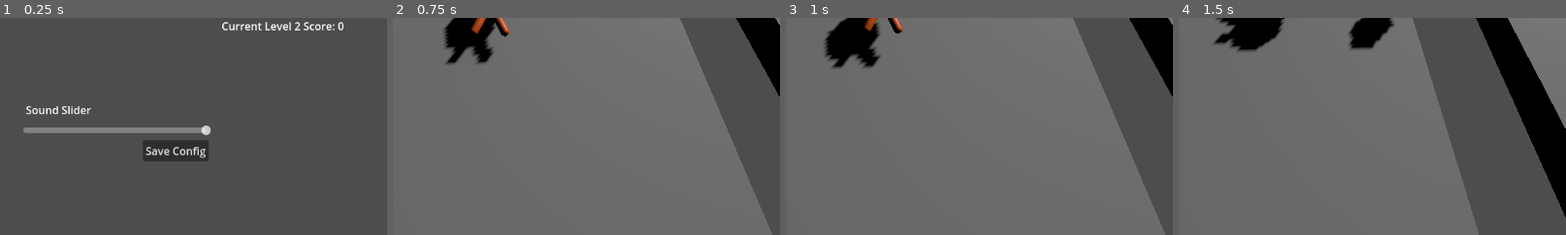
Above: before the commit, frames 1-4 (left to right).
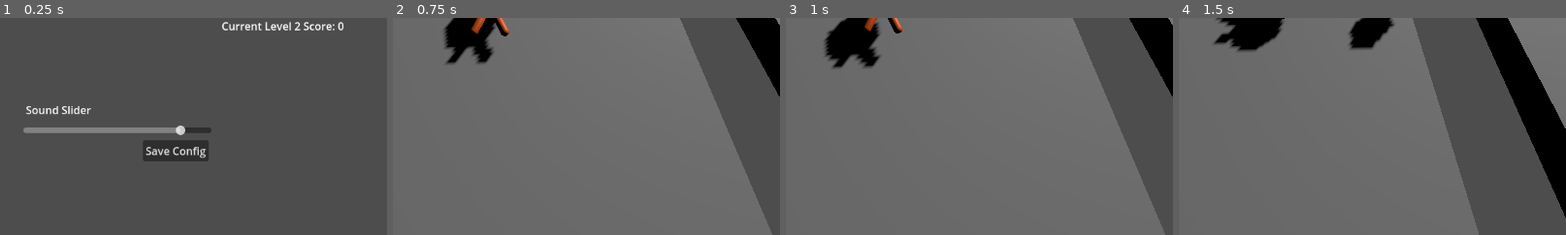
Above: after the commit, the same moments.

Repository: Clodial/KSU-6753-Assignment2-3
Game: Godot game, scene res://game_start.tscn
Two runs of this game, one before a commit and one after it. Both use one fixed random seed, a clock stepped at 60 frames per second and the inputs below.
Inputs (mouse positions are % of the whole screen's width and height, from its top left):
- Up to frame 1 (0.25 s): no input
- Up to frame 2 (0.75 s): click "Level 1" at 0.5 s
- Up to frame 3 (1 s): no input
- Up to frame 4 (1.5 s): tap Enter (ui_accept) at 1.25 s; move the mouse to (72, 45) at 1.27 s; hold D (move_right) from 1.28 s (still down); click (72, 45) at 1.35 s
The pictures show only the part of the screen within x 38-87%, y 50-100%; the shares and areas given below are measured in that part.

The runs differ from the first frame. In frame 1, 0.3% of the frame differs, in the area x 45-55%, y 49-55%; in frame 2, nothing differs; in frame 3, nothing differs; in frame 4, nothing differs.

Commit message:
fixed some audio issues

Diff:
--- a/game_start.gd
+++ b/game_start.gd
@@ -1,6 +1,6 @@
 extends Node2D
 
-var sound_level = -30.0;
+var sound_level = -10.0;
 @export var level1: PackedScene
 @export var level2: PackedScene
 var curGame
--- a/game_start.tscn
+++ b/game_start.tscn
@@ -21,6 +21,7 @@
 anchors_preset = 0
 
 [node name="Level1Button" type="Button" parent="main_menu"]
+layout_mode = 0
 offset_left = 242.0
 offset_top = 215.0
 offset_right = 442.0
@@ -28,6 +29,7 @@
 text = "Level 1"
 
 [node name="Level2Button" type="Button" parent="main_menu"]
+layout_mode = 0
 offset_left = 759.0
 offset_top = 219.0
 offset_right = 959.0
@@ -36,28 +38,32 @@
 "
 
 [node name="Level1_Score" type="Label" parent="main_menu"]
+layout_mode = 0
 offset_left = 243.0
 offset_top = 320.0
 offset_right = 283.0
 offset_bottom = 343.0
 
 [node name="Level2_Score" type="Label" parent="main_menu"]
+layout_mode = 0
 offset_left = 762.0
 offset_top = 325.0
 offset_right = 802.0
 offset_bottom = 348.0
 
 [node name="Sound_Slider" type="HSlider" parent="main_menu"]
+layout_mode = 0
 offset_left = 467.0
 offset_top = 484.0
 offset_right = 747.0
 offset_bottom = 500.0
 min_value = -70.0
-max_value = -20.0
+max_value = 0.0
 step = 0.1
 value = -20.0
 
 [node name="Control_label" type="Label" parent="main_menu"]
+layout_mode = 0
 offset_left = 471.0
 offset_top = 450.0
 offset_right = 568.0
@@ -65,6 +71,7 @@
 text = "Sound Slider"
 
 [node name="saveConfig_button" type="Button" parent="main_menu"]
+layout_mode = 0
 offset_left = 645.0
 offset_top = 507.0
 offset_right = 743.0
--- a/main2.tscn
+++ b/main2.tscn
@@ -393,6 +393,12 @@
 grow_vertical = 2
 text = "Press Enter to retry"
 
+[node name="FollowNode5" parent="." instance=ExtResource("3_voi2t")]
+transform = Transform3D(1, 0, 0, 0, 1, 0, 0, 0, 1, -31.4459, 0.660014, -27.4995)
+
+[node name="FollowNode6" parent="." instance=ExtResource("3_voi2t")]
+transform = Transform3D(1, 0, 0, 0, 1, 0, 0, 0, 1, -24.5205, 0.660014, 28.0397)
+
 [connection signal="hit" from="Player" to="." method="_on_player_hit"]
 [connection signal="instant_death" from="Player" to="." method="_on_player_instant_death"]
 [connection signal="timeout" from="StartTimer" to="." method="_on_start_timer_timeout"]
